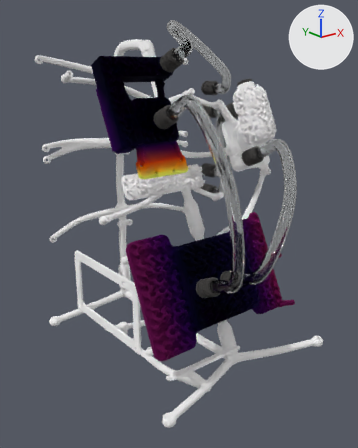
One commit to the glTF model site/model/marrow.glb: the scene before it, then after it.
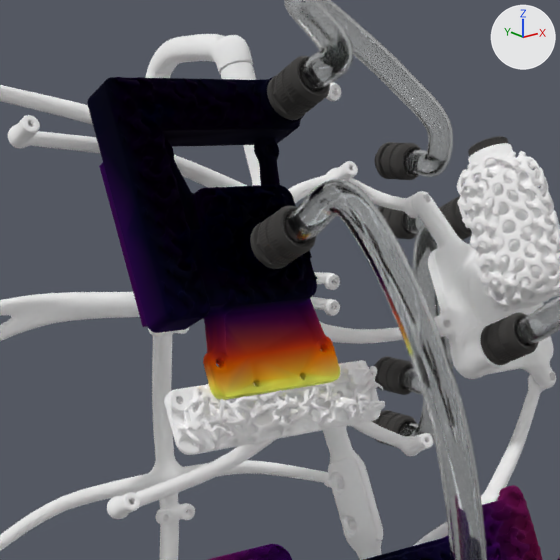
Each version appears first whole from a 50 mm camera at (-0.371, -0.304, 0.341) aimed at (-0.01, 0.147, 0.16), and next in a close-up on the part from 16% to 76% of the width and 6% to 54% of the height. The axes (+X, +Y, +Z) are drawn at upper right. The lights are the same throughout. The older version's two pictures come first. Where no turn or scale is listed for an object, it has been applied to the vertices. Vertices at exactly the same position are counted once.
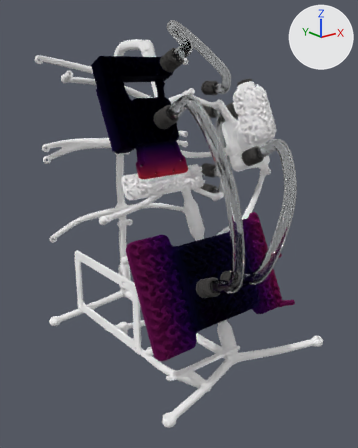
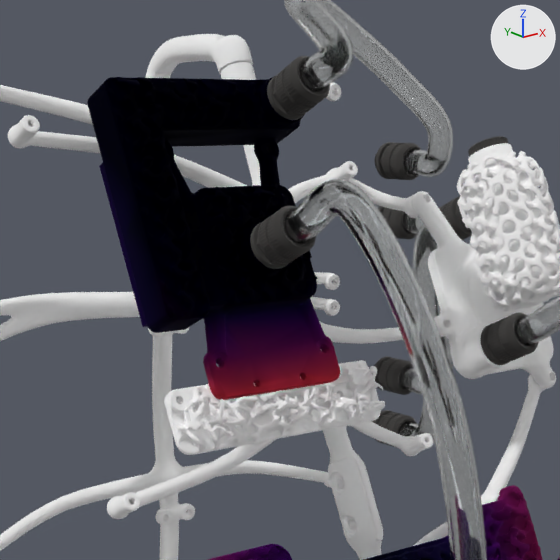
Pixel boxes (x1, y1, x2, y2) of what changed, in the close-ups (560 x 560 px):
part 1 of me_mesh_3, recoloured (darker): (88, 79, 340, 400) in both

What changed in the scene script:
```text
Change me_mesh_3:
    where me_mesh_3.from_pydata(...)  # 68106 vertices, 139986 faces; spans x 0.1577..0.2508, y -0.1308..-0.067, z -0.2383..-0.1124
    used by ob_mesh_3; location = (-0.2603, 0.2496, 0.4673)
    me_mesh_3 part 1: 129672 faces centred in x 0.1578..0.2507, y -0.1308..-0.067, z -0.2383..-0.1124 are repainted in the vertex colours; the middle colour goes from black #0d0022 to black #000016
```
